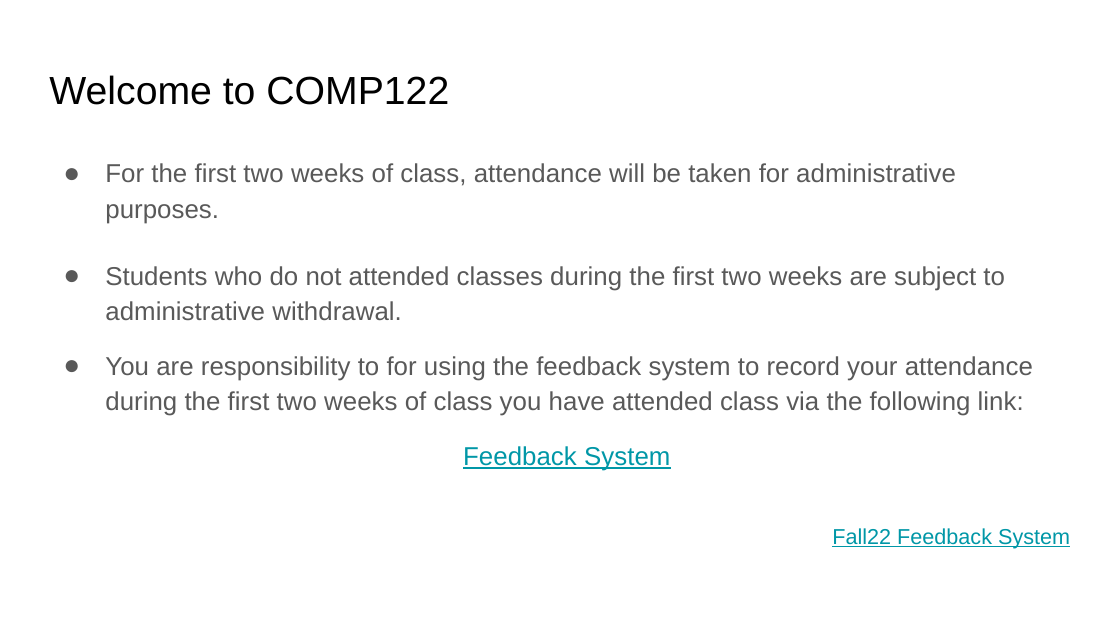
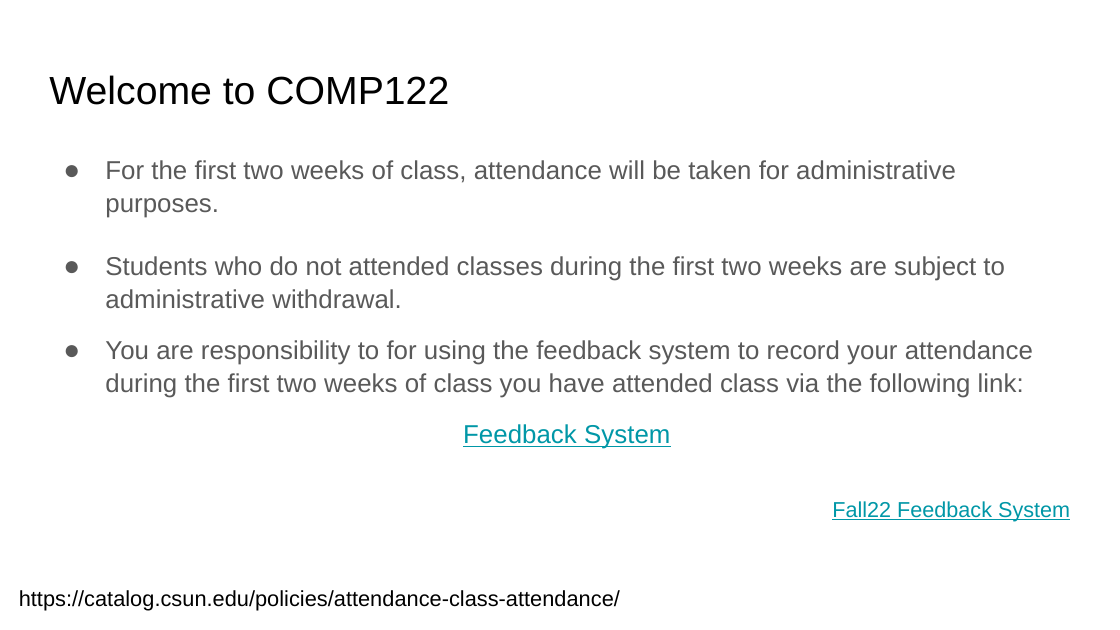
Before and after one commit to Jason-D123/comp122-s23, a slide deck: slide 1 of administrative/documents/day1_agenda.pptx. Drawn at 1120x630 pixels with LibreOffice and Linux fonts; fonts in the diff are those of the drawing. Boxes give left, top, right and bottom in pixels: in the first picture for what was removed or moved away, otherwise in the second. Text is boxed around its words. In the diff, an @@ line names an element or a change of style, - is before the commit and + after.

```diff
--- a/administrative/documents/day1_agenda.pptx
+++ b/administrative/documents/day1_agenda.pptx
@@ text "For the first two weeks ..." at [105,160,1070,522]: line spacing 1.15 to 1.05 @@
@@ text added at [19,590,620,611], 14 pt, text #000000 @@
+https://catalog.csun.edu/policies/attendance-class-attendance/
```
Also in this commit, not shown: 1 other slide changed, 1 other file.
